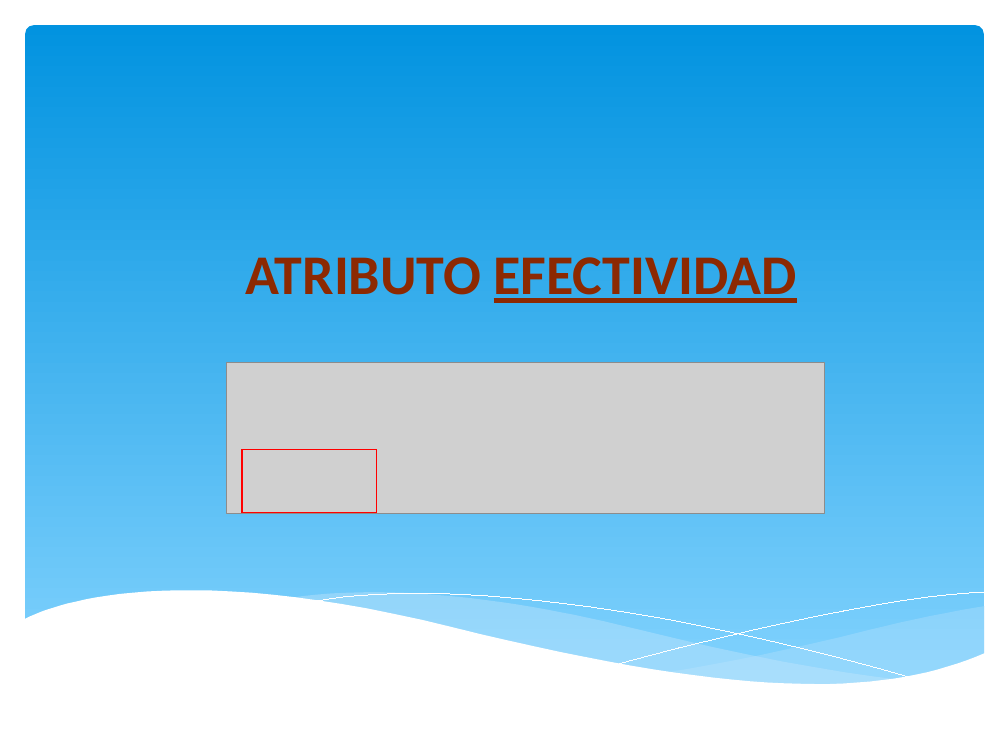
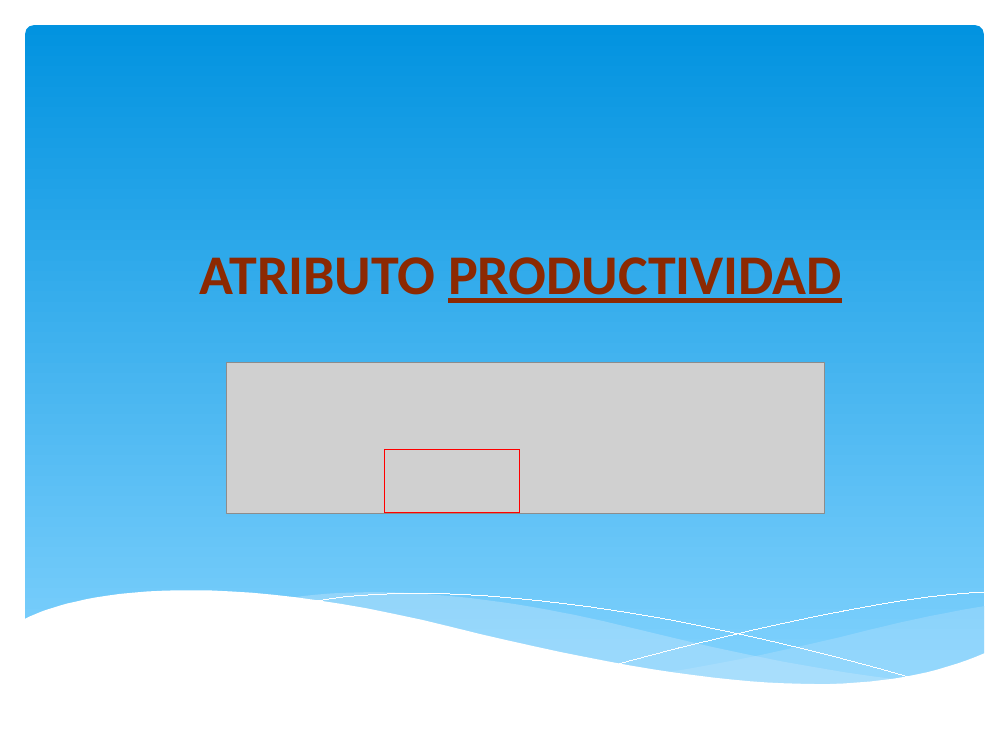
Before and after one commit to orlysemperfi/tp3-contratos-clientes, a slide deck: slide 13 of ITERACION 5/SUB ITERACION 4/PPT TP3 PRES04.pptx. Drawn at 1008x756 pixels with LibreOffice and Linux fonts; fonts in the diff are those of the drawing; grey boxes stand for pictures. Boxes give left, top, right and bottom in pixels: in the first picture for what was removed or moved away, otherwise in the second. Text is boxed around its words. In the diff, an @@ line names an element or a change of style, - is before the commit and + after.

```diff
--- a/ITERACION 5/SUB ITERACION 4/PPT TP3 PRES04.pptx
+++ b/ITERACION 5/SUB ITERACION 4/PPT TP3 PRES04.pptx
@@ title at (200,257,842,303): text changed @@
-ATRIBUTO EFECTIVIDAD
+ATRIBUTO PRODUCTIVIDAD
@@ rectangle: place and size @@
-rectangle at (242,450,377,513)
+rectangle at (385,450,520,513)
```
Also in this commit, not shown: 4 other slides changed.
